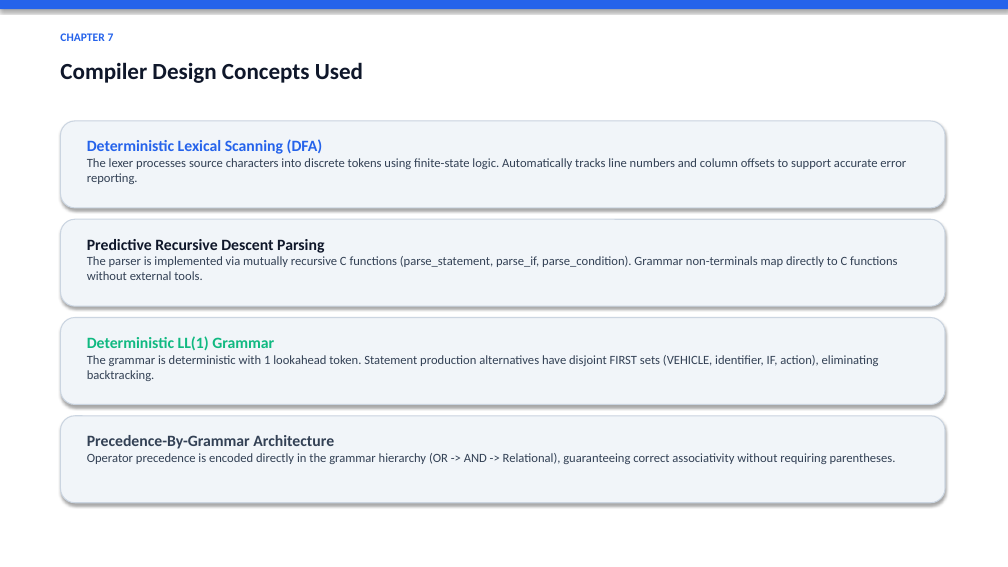
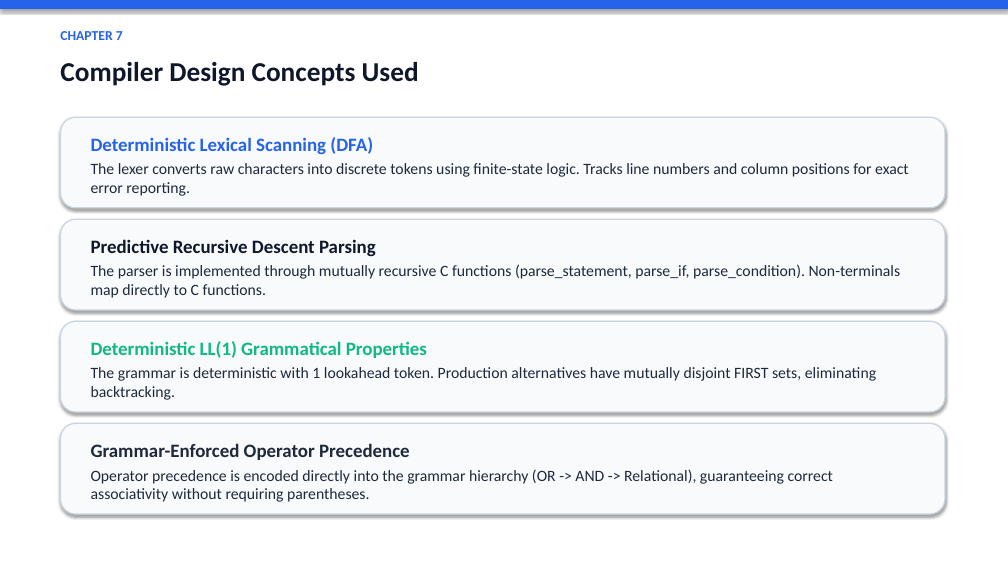
Before and after one commit to 71percentbanana/MQL, a slide deck: slide 9 of TrafficRule_Presentation.pptx (slide 8 before the commit). Drawn at 1008x567 pixels with LibreOffice and Linux fonts; fonts in the diff are those of the drawing. Boxes give left, top, right and bottom in pixels: in the first picture for what was removed or moved away, otherwise in the second. Text is boxed around its words. In the diff, an @@ line names an element or a change of style, - is before the commit and + after.

Commit message:
Update presentation with larger text, complete architecture flowchart, and 9-module final design

```diff
--- a/TrafficRule_Presentation.pptx
+++ b/TrafficRule_Presentation.pptx
@@ text "CHAPTER 7" at bbox=[60, 31, 123, 40]: size 11 to 13 pt @@
@@ text "Compiler Design Concepts Used" at bbox=[60, 62, 419, 86]: size 22 to 26 pt @@
@@ rounded rectangle: place and size @@
-rounded rectangle at bbox=[60, 121, 945, 208]
+rounded rectangle at bbox=[60, 117, 945, 208]
@@ text at bbox=[91, 137, 373, 154]: size 15 to 18 pt in "Deterministic Lexical Scanning (DFA)"; more space between paragraphs @@
@@ text at bbox=[91, 163, 909, 196]: text changed; size 12 to 15 pt; text colour #334155 to #1E293B @@
-The lexer processes source characters into discrete tokens using finite-state logic. Automatically tracks line numbers and column offsets to support accurate error reporting.
+The lexer converts raw characters into discrete tokens using finite-state logic. Tracks line numbers and column positions for exact error reporting.
@@ rounded rectangle: place and size @@
-rounded rectangle at bbox=[60, 219, 945, 306]
+rounded rectangle at bbox=[60, 219, 945, 310]
@@ text at bbox=[91, 239, 376, 257]: size 15 to 18 pt in "Predictive Recursive Descent Parsing"; more space between paragraphs @@
@@ text at bbox=[91, 264, 901, 298]: text changed; size 12 to 15 pt; text colour #334155 to #1E293B @@
-The parser is implemented via mutually recursive C functions (parse_statement, parse_if, parse_condition). Grammar non-terminals map directly to C functions without external tools.
+The parser is implemented through mutually recursive C functions (parse_statement, parse_if, parse_condition). Non-terminals map directly to C functions.
@@ rounded rectangle: place and size @@
-rounded rectangle at bbox=[60, 318, 945, 405]
+rounded rectangle at bbox=[60, 321, 945, 412]
@@ text at bbox=[91, 341, 876, 400]: text changed; size 12 to 15 pt; text colour #334155 to #1E293B @@
-Deterministic LL(1) Grammar
-The grammar is deterministic with 1 lookahead token. Statement production alternatives have disjoint FIRST sets (VEHICLE, identifier, IF, action), eliminating backtracking.
+Deterministic LL(1) Grammatical Properties
+The grammar is deterministic with 1 lookahead token. Production alternatives have mutually disjoint FIRST sets, eliminating backtracking.
@@ fill #F1F5F9 to #F8FAFC; outline #CBD5E1 1 pt to #CBD5E1 1.2 pt in 4 elements at bbox=[60, 117, 945, 208], bbox=[60, 219, 945, 310], bbox=[60, 321, 945, 412], bbox=[60, 423, 945, 514] @@
@@ rounded rectangle: place and size @@
-rounded rectangle at bbox=[60, 416, 945, 503]
+rounded rectangle at bbox=[60, 423, 945, 514]
@@ text at bbox=[91, 443, 833, 502]: text changed; size 12 to 15 pt; text colour #334155 to #1E293B @@
-Precedence-By-Grammar Architecture
-Operator precedence is encoded directly in the grammar hierarchy (OR -> AND -> Relational), guaranteeing correct associativity without requiring parentheses.
+Grammar-Enforced Operator Precedence
+Operator precedence is encoded directly into the grammar hierarchy (OR -> AND -> Relational), guaranteeing correct associativity without requiring parentheses.
```
Also in this commit, not shown: 11 other slides changed, 2 slides added, 2 slides removed, 1 other file.
